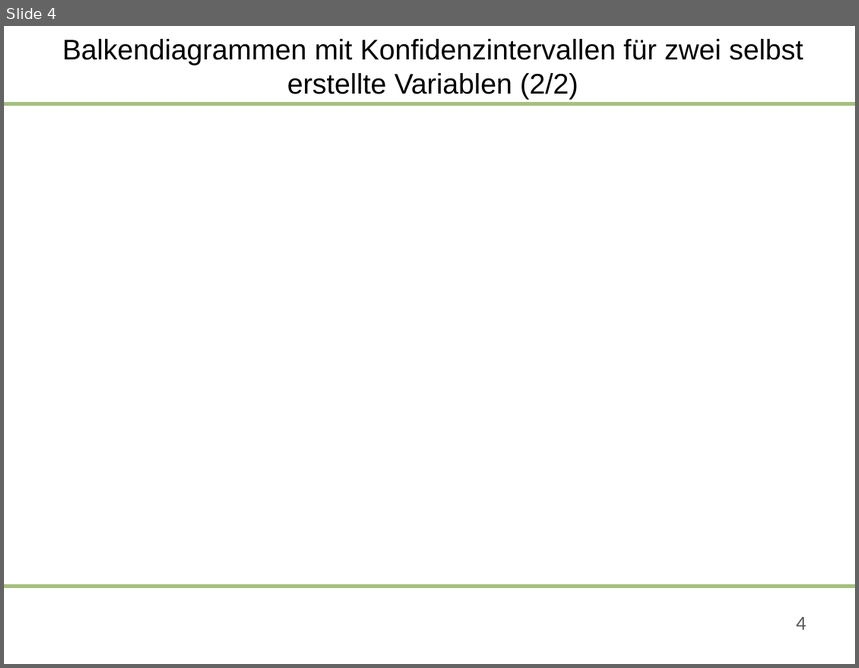
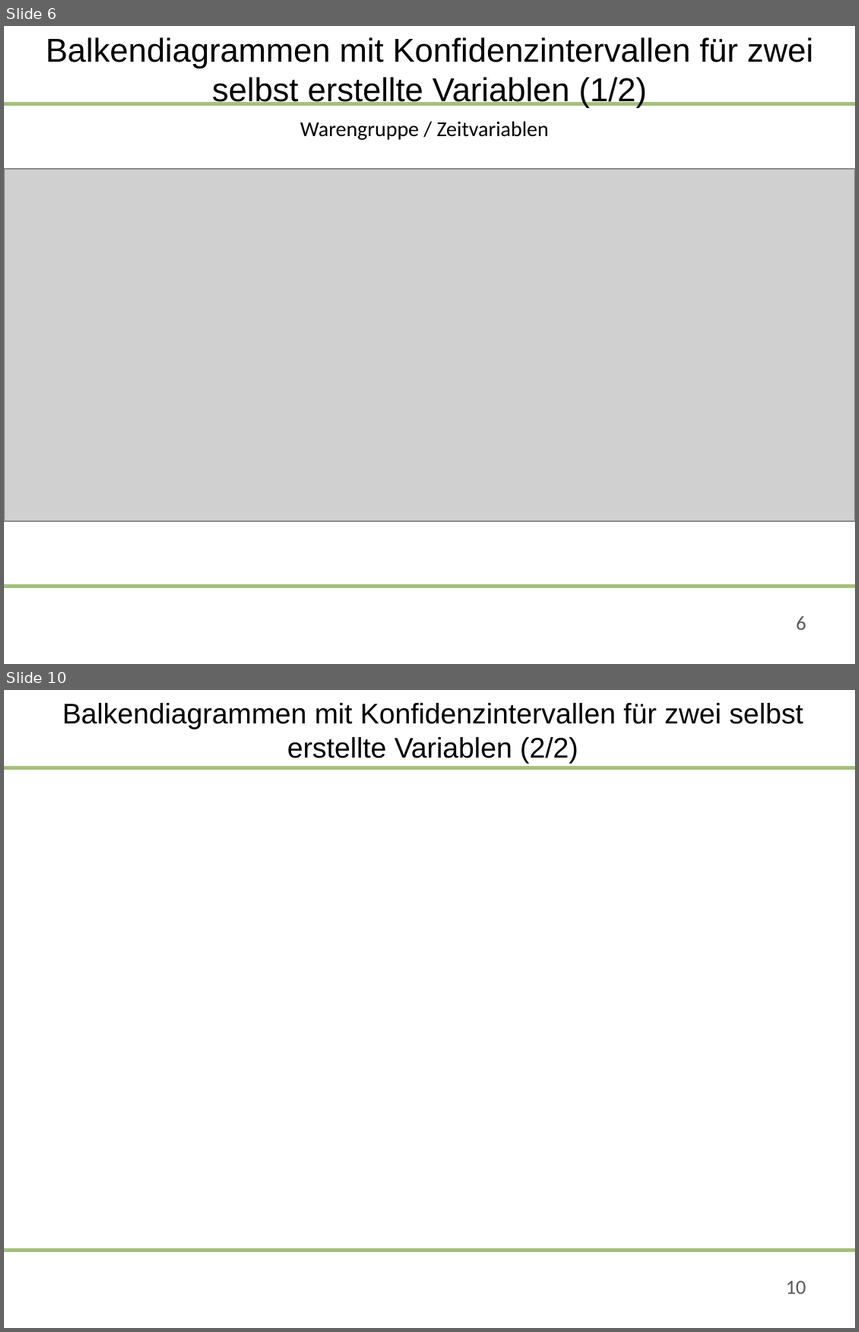
Before and after one commit to saludwig26/Data-science-Team-5-1, a slide deck: 09-06-2020-Präsentation_Team 5.pptx. Shown one above the other, each under a label of ours: slide 4 before the commit, slides 6 and 10 after it; the slides between them are not shown. The pictures are 859x668 and 859x1332 pixels, drawn with LibreOffice and Linux fonts; fonts in the diff are those of the drawing; grey boxes stand for pictures; background and template pictures are left out. Boxes give left, top, right and bottom in pixels: in the first picture for what was removed or moved away, otherwise in the second. Text is boxed around its words. In the diff, an @@ line names an element or a change of style, - is before the commit and + after.

```diff
--- a/09-06-2020-Präsentation_Team 5.pptx
+++ b/09-06-2020-Präsentation_Team 5.pptx
@@ slide 6 added at [4,26,855,664], background #FFFFFF; not listed: 2 template elements that a slide beside it also shows @@
@@ title added at [46,37,813,108], 28 pt, text #000000 @@
+Balkendiagrammen mit Konfidenzintervallen für zwei selbst erstellte Variablen (1/2)
@@ text added at [300,121,549,140], 18 pt, text #000000 @@
+Warengruppe / Zeitvariablen
@@ picture added at [4,169,855,522] @@
@@ page number added at [796,617,806,630], 17 pt, text #595959 @@
+6
@@ what was slide 4 is now slide 10 @@
@@ page number at [786,1281,807,1294]: text changed @@
-4
+10
```
Also in this commit, not shown: 5 slides changed, 3 other slides added.
